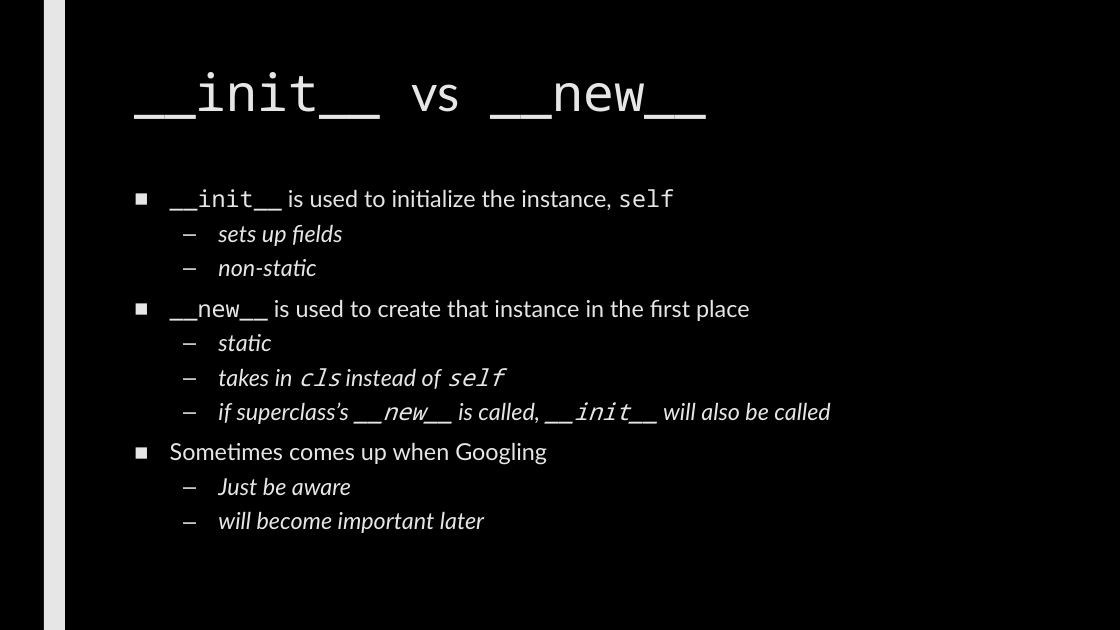
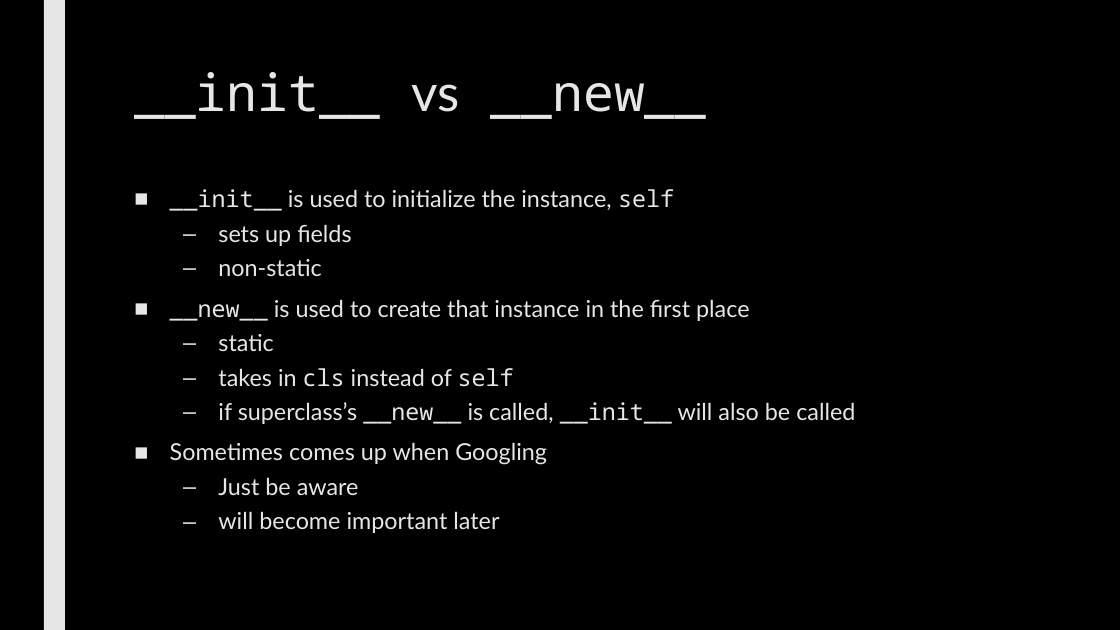
Before and after one commit to max7patek/metaprogramming, a slide deck: slide 11 of slides/00-OOPython.pptx. Drawn at 1120x630 pixels with LibreOffice and Linux fonts; fonts in the diff are those of the drawing. Boxes give left, top, right and bottom in pixels: in the first picture for what was removed or moved away, otherwise in the second. Text is boxed around its words. In the diff, an @@ line names an element or a change of style, - is before the commit and + after.

Commit message:
fixed fonts

```diff
--- a/slides/00-OOPython.pptx
+++ b/slides/00-OOPython.pptx
@@ text at bbox=[218, 224, 855, 533]: italic off in "sets up fields", "non-static", "static", "takes in cls instead of self" and 3 more places @@
```
Also in this commit, not shown: 3 other slides changed.
